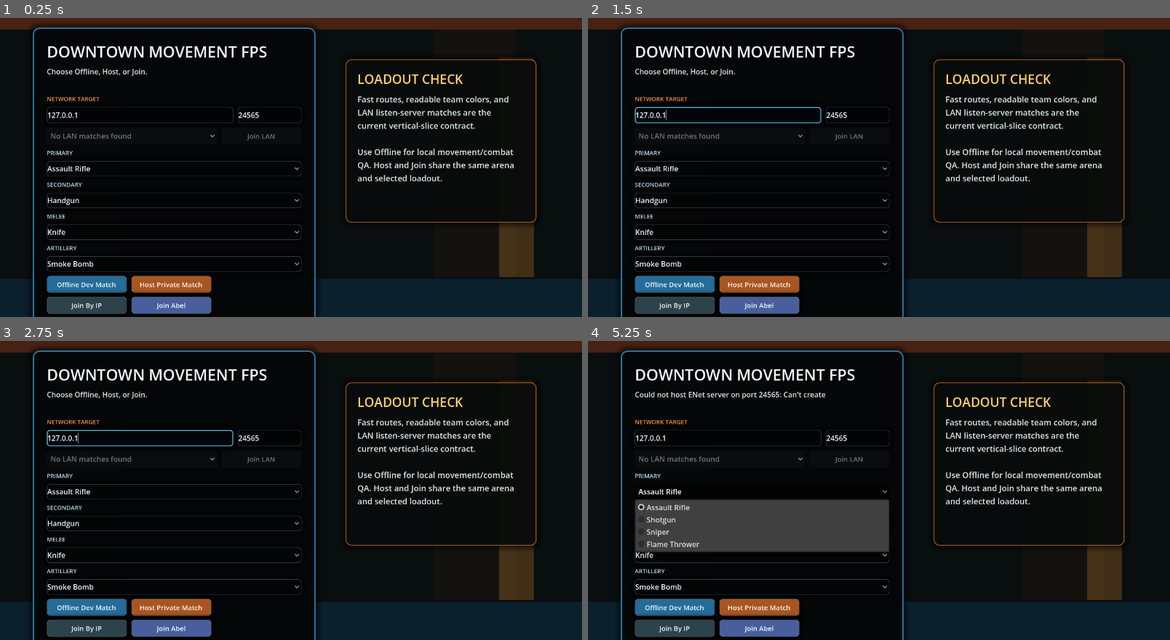
Above: before the commit, frames 1-4 (two rows, left to right).
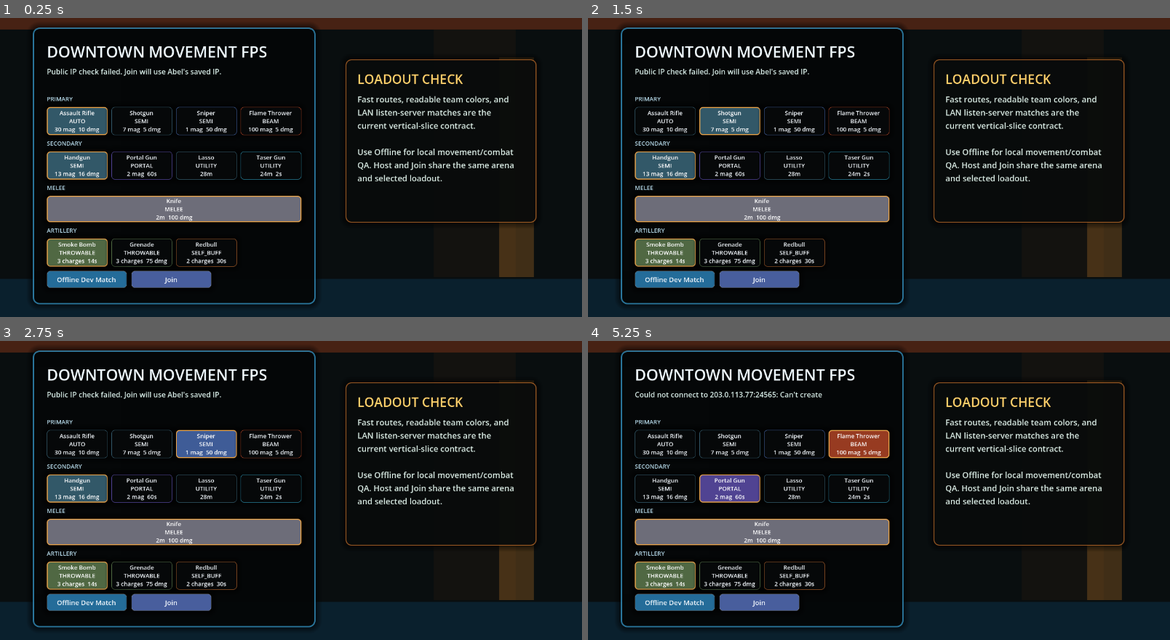
Above: after the commit, the same moments.

Repository: abelhauge/shooter
Game: Godot game, scene res://scenes/app/app_root.tscn
Same seed, same stepped clock (60 frames per second), same inputs: the game is played once before the commit and once after it.
Inputs (mouse positions are in pixels of both pictures, inside the frame that each line leads up to):
- Up to frame 1 (0.25 s): no input
- Up to frame 2 (1.5 s): click (663, 119) at 0.5 s, where only the run after the commit has a clickable "Assault Rifle AUTO 30 mag 10 …"; click (727, 119) at 1.25 s, where only the run after the commit has a clickable "Shotgun SEMI 7 mag 5 dmg"
- Up to frame 3 (2.75 s): click (203, 442) at 2 s, where only the run after the commit has a clickable "Sniper SEMI 1 mag 50 dmg"
- Up to frame 4 (5.25 s): click (861, 442) at 2.75 s, where only the run after the commit has a clickable "Flame Thrower BEAM 100 mag 5 …"; click (663, 487) at 3.5 s, where only the run after the commit has a clickable "Handgun SEMI 13 mag 16 dmg"; click (756, 607) at 4.25 s, where only the run before the commit has a clickable "Host Private Match"; click (727, 487) at 5 s, where only the run after the commit has a clickable "Portal Gun PORTAL 2 mag 60s"

The runs differ from the first frame. In frame 1, 14% of the frame differs, in the area x 5-55%, y 16-100%; in frame 2, 14%; in frame 3, 14%; in frame 4, 18%.

Commit message:
Auto sync before run

Diff:
--- a/project.godot
+++ b/project.godot
@@ -99,3 +99,7 @@
 "events": [Object(InputEventKey,"resource_local_to_scene":false,"resource_name":"","device":-1,"window_id":0,"alt_press …(201 unchanged characters)…
 ]
 }
+
+[rendering]
+
+textures/vram_compression/import_etc2_astc=true
--- a/scripts/app/app_root.gd
+++ b/scripts/app/app_root.gd
@@ -162,6 +162,8 @@
 	for arg in args:
 		if arg == "--host":
 			requested_host = true
+		elif arg == "--join":
+			join_address = LobbyMenu.ABEL_PUBLIC_JOIN_ADDRESS
 		elif arg.begins_with("--join="):
 			join_address = arg.trim_prefix("--join=")
 		elif arg.begins_with("--port="):
--- a/scripts/frontend/lobby_menu.gd
+++ b/scripts/frontend/lobby_menu.gd
@@ -8,24 +8,41 @@
 signal start_requested()
 
 const ABEL_PUBLIC_JOIN_ADDRESS := "203.0.113.77"
+const PUBLIC_IP_LOOKUP_URL := "https://api.ipify.org?format=json"
+const SLOT_WEAPON_ORDER := {
+	&"primary": [&"assault_rifle", &"shotgun", &"sniper", &"flamethrower"],
+	&"secondary": [&"handgun", &"portal_gun", &"lasso", &"taser_gun"],
+	&"melee": [&"knife"],
+	&"artillery": [&"smoke_bomb", &"grenade", &"redbull"],
+}
+
+enum PublicNetworkMode {
+	DETECTING,
+	HOST,
+	JOIN,
+}
 
 var _status_label: Label
 var _address_edit: LineEdit
 var _port_edit: LineEdit
 var _lan_hosts_option: OptionButton
 var _join_lan_button: Button
+var _public_action_button: Button
 var _ready_button: Button
 var _start_button: Button
-var _primary_option: OptionButton
-var _secondary_option: OptionButton
-var _melee_option: OptionButton
-var _artillery_option: OptionButton
+var _public_ip_request: HTTPRequest
 var _lan_hosts: Array[Dictionary] = []
+var _public_network_mode := PublicNetworkMode.DETECTING
+var _detected_public_ip := ""
+var _selected_weapon_by_slot: Dictionary = {}
+var _slot_buttons_by_weapon: Dictionary = {}
+var _slot_weapon_ids_by_slot: Dictionary = {}
 
 func _ready() -> void:
 	_build_ui()
-	set_status("Choose Offline, Host, or Join.")
+	set_status("Checking public IP...")
 	set_network_controls(false, false)
+	_begin_public_ip_detection()
 
 func set_status(text: String) -> void:
 	if _status_label != null:
@@ -50,7 +67,17 @@
 	_on_join_pressed()
 
 func smoke_press_join_abel() -> void:
-	_on_join_abel_pressed()
+	_public_network_mode = PublicNetworkMode.JOIN
+	_on_public_action_pressed()
+
+func smoke_press_public_action() -> void:
+	_on_public_action_pressed()
+
+func smoke_force_public_ip(public_ip: String) -> void:
+	_apply_detected_public_ip(public_ip)
+
+func smoke_get_public_action_label() -> String:
+	return _public_action_button.text if _public_action_button != null else ""
 
 func smoke_press_join_lan(index := 0) -> bool:
 	if _lan_hosts.is_empty() or index < 0 or index >= _lan_hosts.size():
@@ -73,18 +100,18 @@
 
 func smoke_get_slot_weapon_ids() -> Dictionary:
 	return {
-		"primary": _option_weapon_ids(_primary_option),
-		"secondary": _option_weapon_ids(_secondary_option),
-		"melee": _option_weapon_ids(_melee_option),
-		"artillery": _option_weapon_ids(_artillery_option),
+		"primary": _slot_weapon_ids(&"primary"),
+		"secondary": _slot_weapon_ids(&"secondary"),
+		"melee": _slot_weapon_ids(&"melee"),
+		"artillery": _slot_weapon_ids(&"artillery"),
 	}
 
 func smoke_select_loadout(primary_id: StringName, secondary_id: StringName, melee_id: StringName, artillery_id: StringName) -> bool:
 	return (
-		_select_option_by_weapon_id(_primary_option, primary_id)
-		and _select_option_by_weapon_id(_secondary_option, secondary_id)
-		and _select_option_by_weapon_id(_melee_option, melee_id)
-		and _select_option_by_weapon_id(_artillery_option, artillery_id)
+		_select_weapon_for_slot(&"primary", primary_id)
+		and _select_weapon_for_slot(&"secondary", secondary_id)
+		and _select_weapon_for_slot(&"melee", melee_id)
+		and _select_weapon_for_slot(&"artillery", artillery_id)
 	)
 
 func _build_ui() -> void:
@@ -137,10 +164,12 @@
 	network_label.text = "NETWORK TARGET"
 	network_label.add_theme_font_size_override("font_size", 13)
 	network_label.add_theme_color_override("font_color", Color(0.96, 0.58, 0.28, 1.0))
+	network_label.visible = false
 	box.add_child(network_label)
 
 	var network_row := HBoxContainer.new()
 	network_row.add_theme_constant_override("separation", 10)
+	network_row.visible = false
 	box.add_child(network_row)
 	_address_edit = LineEdit.new()
 	_address_edit.placeholder_text = "Host IP / LAN target"
@@ -158,6 +187,7 @@
 
 	var lan_row := HBoxContainer.new()
 	lan_row.add_theme_constant_override("separation", 10)
+	lan_row.visible = false
 	box.add_child(lan_row)
 	_lan_hosts_option = OptionButton.new()
 	_lan_hosts_option.custom_minimum_size = Vector2(374, 34)
@@ -172,10 +202,10 @@
 	lan_row.add_child(_join_lan_button)
 	set_lan_hosts([])
 
-	_primary_option = _create_slot_option(box, "Primary", &"primary")
-	_secondary_option = _create_slot_option(box, "Secondary", &"secondary")
-	_melee_option = _create_slot_option(box, "Melee", &"melee")
-	_artillery_option = _create_slot_option(box, "Artillery", &"artillery")
+	_create_slot_selector(box, "Primary", &"primary")
+	_create_slot_selector(box, "Secondary", &"secondary")
+	_create_slot_selector(box, "Melee", &"melee")
+	_create_slot_selector(box, "Artillery", &"artillery")
 
 	var action_row := GridContainer.new()
 	action_row.columns = 2
@@ -189,23 +219,12 @@
 	offline_button.pressed.connect(_on_offline_pressed)
 	action_row.add_child(offline_button)
 
-	var host_button := Button.new()
-	host_button.text = "Host Private Match"
-	_style_button(host_button, Color(0.76, 0.38, 0.14, 1.0))
-	host_button.pressed.connect(_on_host_pressed)
-	action_row.add_child(host_button)
-
-	var join_button := Button.new()
-	join_button.text = "Join By IP"
-	_style_button(join_button, Color(0.20, 0.30, 0.34, 1.0))
-	join_button.pressed.connect(_on_join_pressed)
-	action_row.add_child(join_button)
-
-	var join_abel_button := Button.new()
-	join_abel_button.text = "Join Abel"
-	_style_button(join_abel_button, Color(0.32, 0.42, 0.70, 1.0))
-	join_abel_button.pressed.connect(_on_join_abel_pressed)
-	action_row.add_child(join_abel_button)
+	_public_action_button = Button.new()
+	_public_action_button.text = "Detecting..."
+	_public_action_button.disabled = true
+	_style_button(_public_action_button, Color(0.32, 0.42, 0.70, 1.0))
+	_public_action_button.pressed.connect(_on_public_action_pressed)
+	action_row.add_child(_public_action_button)
 
 	var ready_row := HBoxContainer.new()
 	ready_row.add_theme_constant_override("separation", 10)
@@ -253,26 +272,38 @@
 	var port := int(_port_edit.text)
 	return NetworkConstants.DEFAULT_PORT if port <= 0 else port
 
-func _create_slot_option(parent: VBoxContainer, label_text: String, slot_type: StringName) -> OptionButton:
+func _create_slot_selector(parent: VBoxContainer, label_text: String, slot_type: StringName) -> void:
 	var label := Label.new()
 	label.text = label_text.to_upper()
 	label.add_theme_font_size_override("font_size", 13)
 	label.add_theme_color_override("font_color", Color(0.72, 0.86, 0.92, 1.0))
 	parent.add_child(label)
-	var option := OptionButton.new()
-	option.custom_minimum_size = Vector2(560, 34)
-	_style_option_button(option)
-	parent.add_child(option)
-	for weapon_id in WeaponController.WEAPON_PATHS.keys():
+
+	var row := HBoxContainer.new()
+	row.add_theme_constant_override("separation", 8)
+	parent.add_child(row)
+
+	var slot_ids: Array[StringName] = []
+	_slot_buttons_by_weapon[slot_type] = {}
+	for weapon_id in SLOT_WEAPON_ORDER.get(slot_type, []):
+		if not WeaponController.WEAPON_PATHS.has(weapon_id):
+			continue
 		var definition: WeaponDefinition = load(WeaponController.WEAPON_PATHS[weapon_id])
 		if definition.slot_type != slot_type:
 			continue
-		option.add_item(definition.display_name)
-		var item_index := option.get_item_count() - 1
-		option.set_item_metadata(item_index, definition.weapon_id)
-		if _default_weapon_for_slot(slot_type) == definition.weapon_id:
-			option.select(item_index)
-	return option
+		slot_ids.append(definition.weapon_id)
+		var button := Button.new()
+		button.toggle_mode = true
+		button.custom_minimum_size = _weapon_card_size(slot_type)
+		button.text = _weapon_card_text(definition)
+		button.set_meta("weapon_id", definition.weapon_id)
+		button.set_meta("slot_type", slot_type)
+		button.pressed.connect(_on_weapon_card_pressed.bind(slot_type, definition.weapon_id))
+		row.add_child(button)
+		(_slot_buttons_by_weapon[slot_type] as Dictionary)[definition.weapon_id] = button
+	_selected_weapon_by_slot[slot_type] = _default_weapon_for_slot(slot_type)
+	_slot_weapon_ids_by_slot[slot_type] = slot_ids
+	_refresh_slot_buttons(slot_type)
 
 func _add_background_rect(position: Vector2, size: Vector2, color: Color) -> void:
 	var rect := ColorRect.new()
@@ -309,6 +340,17 @@
 	option.add_theme_color_override("font_color", Color(0.92, 0.96, 1.0, 1.0))
 	option.add_theme_font_size_override("font_size", 16)
 
+func _style_weapon_button(button: Button, definition: WeaponDefinition, selected: bool) -> void:
+	var color := _weapon_color(definition)
+	var base_color := color if selected else Color(0.026, 0.035, 0.038, 0.96)
+	var border_color := Color(1.0, 0.82, 0.42, 0.92) if selected else color.darkened(0.10)
+	var border_width := 2 if selected else 1
+	button.add_theme_stylebox_override("normal", _style_box(base_color, border_color, border_width, 7))
+	button.add_theme_stylebox_override("hover", _style_box(base_color.lightened(0.08), Color(1.0, 0.86, 0.52, 0.82), 2, 7))
+	button.add_theme_stylebox_override("pressed", _style_box(base_color.darkened(0.18), Color(1.0, 0.70, 0.32, 0.92), 2, 7))
+	button.add_theme_color_override("font_color", Color(0.96, 0.98, 1.0, 1.0))
+	button.add_theme_font_size_override("font_size", 13)
+
 func _style_button(button: Button, color: Color) -> void:
 	button.custom_minimum_size = Vector2(176, 38)
 	button.add_theme_stylebox_override("normal", _style_box(color.darkened(0.12), Color(0.92, 0.96, 1.0, 0.28), 1, 7))
@@ -326,33 +368,81 @@
 		return &"knife"
 	return &"smoke_bomb"
 
-func _selected_weapon(option: OptionButton) -> StringName:
-	return StringName(str(option.get_item_metadata(option.selected)))
-
-func _option_weapon_ids(option: OptionButton) -> Array[StringName]:
+func _selected_weapon(slot_type: StringName) -> StringName:
+	return StringName(str(_selected_weapon_by_slot.get(slot_type, _default_weapon_for_slot(slot_type))))
+
+func _slot_weapon_ids(slot_type: StringName) -> Array[StringName]:
 	var weapon_ids: Array[StringName] = []
-	if option == null:
-		return weapon_ids
-	for index in range(option.get_item_count()):
-		weapon_ids.append(StringName(str(option.get_item_metadata(index))))
+	for weapon_id in _slot_weapon_ids_by_slot.get(slot_type, []):
+		weapon_ids.append(StringName(str(weapon_id)))
 	return weapon_ids
 
-func _select_option_by_weapon_id(option: OptionButton, weapon_id: StringName) -> bool:
-	if option == null:
+func _select_weapon_for_slot(slot_type: StringName, weapon_id: StringName) -> bool:
+	var buttons: Dictionary = _slot_buttons_by_weapon.get(slot_type, {})
+	if not buttons.has(weapon_id):
 		return false
-	for index in range(option.get_item_count()):
-		if StringName(str(option.get_item_metadata(index))) == weapon_id:
-			option.select(index)
-			return true
-	return false
+	_selected_weapon_by_slot[slot_type] = weapon_id
+	_refresh_slot_buttons(slot_type)
+	return true
 
 func _selected_loadout() -> Dictionary:
 	return {
-		"primary": _selected_weapon(_primary_option),
-		"secondary": _selected_weapon(_secondary_option),
-		"melee": _selected_weapon(_melee_option),
-		"artillery": _selected_weapon(_artillery_option),
+		"primary": _selected_weapon(&"primary"),
+		"secondary": _selected_weapon(&"secondary"),
+		"melee": _selected_weapon(&"melee"),
+		"artillery": _selected_weapon(&"artillery"),
 	}
+
+func _on_weapon_card_pressed(slot_type: StringName, weapon_id: StringName) -> void:
+	_select_weapon_for_slot(slot_type, weapon_id)
+
+func _refresh_slot_buttons(slot_type: StringName) -> void:
+	var buttons: Dictionary = _slot_buttons_by_weapon.get(slot_type, {})
+	var selected_id := _selected_weapon(slot_type)
+	for weapon_id in buttons.keys():
+		var button := buttons[weapon_id] as Button
+		var definition: WeaponDefinition = load(WeaponController.WEAPON_PATHS[StringName(str(weapon_id))])
+		var selected := StringName(str(weapon_id)) == selected_id
+		button.button_pressed = selected
+		_style_weapon_button(button, definition, selected)
+
+func _weapon_card_size(slot_type: StringName) -> Vector2:
+	if slot_type == &"melee":
+		return Vector2(560, 52)
+	return Vector2(134, 62)
+
+func _weapon_card_text(definition: WeaponDefinition) -> String:
+	var stat_line := ""
+	if definition.magazine_size > 0:
+		stat_line = "%d mag" % definition.magazine_size
+	elif definition.charges_max > 0:
+		stat_line = "%d charges" % definition.charges_max
+	elif definition.max_range_m > 0.0:
+		stat_line = "%.0fm" % definition.max_range_m
+	else:
+		stat_line = String(definition.fire_mode).to_upper()
+	if definition.body_damage > 0.0:
+		stat_line += "  %.0f dmg" % definition.body_damage
+	elif definition.effect_duration_sec > 0.0:
+		stat_line += "  %.0fs" % definition.effect_duration_sec
+	return "%s\n%s\n%s" % [definition.display_name, String(definition.fire_mode).to_upper(), stat_line]
+
+func _weapon_color(definition: WeaponDefinition) -> Color:
+	if definition.scope_enabled:
+		return Color(0.30, 0.44, 0.72, 1.0)
+	if definition.alt_action_type == &"stun":
+		return Color(0.18, 0.58, 0.70, 1.0)
+	if definition.alt_action_type == &"portal":
+		return Color(0.38, 0.32, 0.70, 1.0)
+	if definition.alt_action_type == &"speed_buff":
+		return Color(0.72, 0.40, 0.18, 1.0)
+	if definition.fire_mode == &"throwable":
+		return Color(0.38, 0.50, 0.32, 1.0)
+	if definition.fire_mode == &"beam":
+		return Color(0.72, 0.28, 0.16, 1.0)
+	if definition.fire_mode == &"melee":
+		return Color(0.52, 0.52, 0.58, 1.0)
+	return Color(0.24, 0.42, 0.50, 1.0)
 
 func set_lan_hosts(hosts: Array[Dictionary]) -> void:
 	_lan_hosts = hosts.duplicate(true)
@@ -386,7 +476,10 @@
 func _on_join_pressed() -> void:
 	join_requested.emit(_address_edit.text.strip_edges(), _read_port(), _selected_loadout())
 
-func _on_join_abel_pressed() -> void:
+func _on_public_action_pressed() -> void:
+	if _public_network_mode == PublicNetworkMode.HOST:
+		_on_host_pressed()
+		return
 	_address_edit.text = ABEL_PUBLIC_JOIN_ADDRESS
 	_port_edit.text = str(NetworkConstants.DEFAULT_PORT)
 	join_requested.emit(ABEL_PUBLIC_JOIN_ADDRESS, NetworkConstants.DEFAULT_PORT, _selected_loadout())
@@ -415,3 +508,57 @@
 
 func _on_start_pressed() -> void:
 	start_requested.emit()
+
+func _begin_public_ip_detection() -> void:
+	_set_public_action_state(PublicNetworkMode.DETECTING)
+	_public_ip_request = HTTPRequest.new()
+	_public_ip_request.name = "PublicIpLookup"
+	_public_ip_request.timeout = 4.0
+	add_child(_public_ip_request)
+	_public_ip_request.request_completed.connect(_on_public_ip_request_completed)
+	var error := _public_ip_request.request(PUBLIC_IP_LOOKUP_URL)
+	if error != OK:
+		_apply_public_ip_detection_failure("Could not start public IP check: %s" % error_string(error))
+
+func _on_public_ip_request_completed(result: int, response_code: int, _headers: PackedStringArray, body: PackedByteArray) -> void:
+	if result != HTTPRequest.RESULT_SUCCESS or response_code < 200 or response_code >= 300:
+		_apply_public_ip_detection_failure("Public IP check failed. Join will use Abel's saved IP.")
+		return
+	var parsed = JSON.parse_string(body.get_string_from_utf8())
+	if typeof(parsed) != TYPE_DICTIONARY:
+		_apply_public_ip_detection_failure("Public IP check returned invalid data. Join will use Abel's saved IP.")
+		return
+	var public_ip := String((parsed as Dictionary).get("ip", "")).strip_edges()
+	if public_ip == "":
+		_apply_public_ip_detection_failure("Public IP check returned no address. Join will use Abel's saved IP.")
+		return
+	_apply_detected_public_ip(public_ip)
+
+func _apply_detected_public_ip(public_ip: String) -> void:
+	_detected_public_ip = public_ip.strip_edges()
+	if _detected_public_ip == ABEL_PUBLIC_JOIN_ADDRESS:
+		_set_public_action_state(PublicNetworkMode.HOST)
+		set_status("Public IP %s matches Abel's host. Press Host game." % _detected_public_ip)
+	else:
+		_set_public_action_state(PublicNetworkMode.JOIN)
+		set_status("Public IP %s is a client. Press Join to connect to Abel." % _detected_public_ip)
+
+func _apply_public_ip_detection_failure(message: String) -> void:
+	_set_public_action_state(PublicNetworkMode.JOIN)
+	set_status(message)
+
+func _set_public_action_state(mode: int) -> void:
+	_public_network_mode = mode
+	if _public_action_button == null:
+		return
+	_public_action_button.disabled = false
+	if mode == PublicNetworkMode.HOST:
+		_public_action_button.text = "Host game"
+		_style_button(_public_action_button, Color(0.76, 0.38, 0.14, 1.0))
+	elif mode == PublicNetworkMode.JOIN:
+		_public_action_button.text = "Join"
+		_style_button(_public_action_button, Color(0.32, 0.42, 0.70, 1.0))
+	else:
+		_public_action_button.text = "Detecting..."
+		_public_action_button.disabled = true
+		_style_button(_public_action_button, Color(0.20, 0.30, 0.34, 1.0))
--- a/tools/validate_lobby_join_abel.gd
+++ b/tools/validate_lobby_join_abel.gd
@@ -1,10 +1,11 @@
 extends SceneTree
 
 const LOBBY_SCENE := preload("res://scenes/frontend/lobby_menu.tscn")
-const OUTPUT_PATH := "res://docs/verification/screenshots/lobby_join_abel_button.png"
+const OUTPUT_PATH := "res://docs/verification/screenshots/lobby_public_join_button.png"
 const EXPECTED_ADDRESS := "203.0.113.77"
 
 var _join_event := {}
+var _host_event := {}
 
 func _initialize() -> void:
 	_validate.call_deferred()
@@ -14,16 +15,18 @@
 	var lobby: LobbyMenu = LOBBY_SCENE.instantiate()
 	root.add_child(lobby)
 	lobby.join_requested.connect(_on_join_requested)
+	lobby.host_requested.connect(_on_host_requested)
 
 	for _index in range(4):
 		await process_frame
 
-	var join_abel_button := _find_button_by_text(lobby, "Join Abel")
-	if join_abel_button == null:
-		_fail("Join Abel button was not found")
+	lobby.smoke_force_public_ip("203.0.113.77")
+	var join_button := _find_button_by_text(lobby, "Join")
+	if join_button == null:
+		_fail("Join button was not found")
 		return
-	if not join_abel_button.visible:
-		_fail("Join Abel button is not visible")
+	if not join_button.visible:
+		_fail("Join button is not visible")
 		return
 
 	if DisplayServer.get_name() != "headless":
@@ -33,23 +36,41 @@
 			_fail("could not save screenshot %s: %s" % [OUTPUT_PATH, error_string(error)])
 			return
 
-	lobby.smoke_press_join_abel()
+	lobby.smoke_press_public_action()
 	if _join_event.is_empty():
-		_fail("Join Abel did not emit join_requested")
+		_fail("Join did not emit join_requested")
 		return
 	if String(_join_event.get("address", "")) != EXPECTED_ADDRESS:
-		_fail("Join Abel emitted wrong address: %s" % str(_join_event))
+		_fail("Join emitted wrong address: %s" % str(_join_event))
 		return
 	if int(_join_event.get("port", 0)) != NetworkConstants.DEFAULT_PORT:
-		_fail("Join Abel emitted wrong port: %s" % str(_join_event))
+		_fail("Join emitted wrong port: %s" % str(_join_event))
 		return
 
-	print("LOBBY_JOIN_ABEL_PASS screenshot=%s address=%s port=%d" % [OUTPUT_PATH if DisplayServer.get_name() != "headless" else "skipped-headless", EXPECTED_ADDRESS, NetworkConstants.DEFAULT_PORT])
+	lobby.smoke_force_public_ip(EXPECTED_ADDRESS)
+	if lobby.smoke_get_public_action_label() != "Host game":
+		_fail("Abel public IP did not switch button to Host game")
+		return
+	lobby.smoke_press_public_action()
+	if _host_event.is_empty():
+		_fail("Host game did not emit host_requested")
+		return
+	if int(_host_event.get("port", 0)) != NetworkConstants.DEFAULT_PORT:
+		_fail("Host game emitted wrong port: %s" % str(_host_event))
+		return
+
+	print("LOBBY_PUBLIC_IP_ROUTING_PASS screenshot=%s address=%s port=%d" % [OUTPUT_PATH if DisplayServer.get_name() != "headless" else "skipped-headless", EXPECTED_ADDRESS, NetworkConstants.DEFAULT_PORT])
 	quit(0)
 
 func _on_join_requested(address: String, port: int, loadout: Dictionary) -> void:
 	_join_event = {
 		"address": address,
+		"port": port,
+		"loadout": loadout,
+	}
+
+func _on_host_requested(port: int, loadout: Dictionary) -> void:
+	_host_event = {
 		"port": port,
 		"loadout": loadout,
 	}
@@ -64,5 +85,5 @@
 	return null
 
 func _fail(message: String) -> void:
-	push_error("Lobby Join Abel validation failed: %s" % message)
+	push_error("Lobby public IP routing validation failed: %s" % message)
 	quit(1)
Not shown, changed: export_presets.cfg
Not shown, changed: docs/verification/playable-vertical-slice.md
